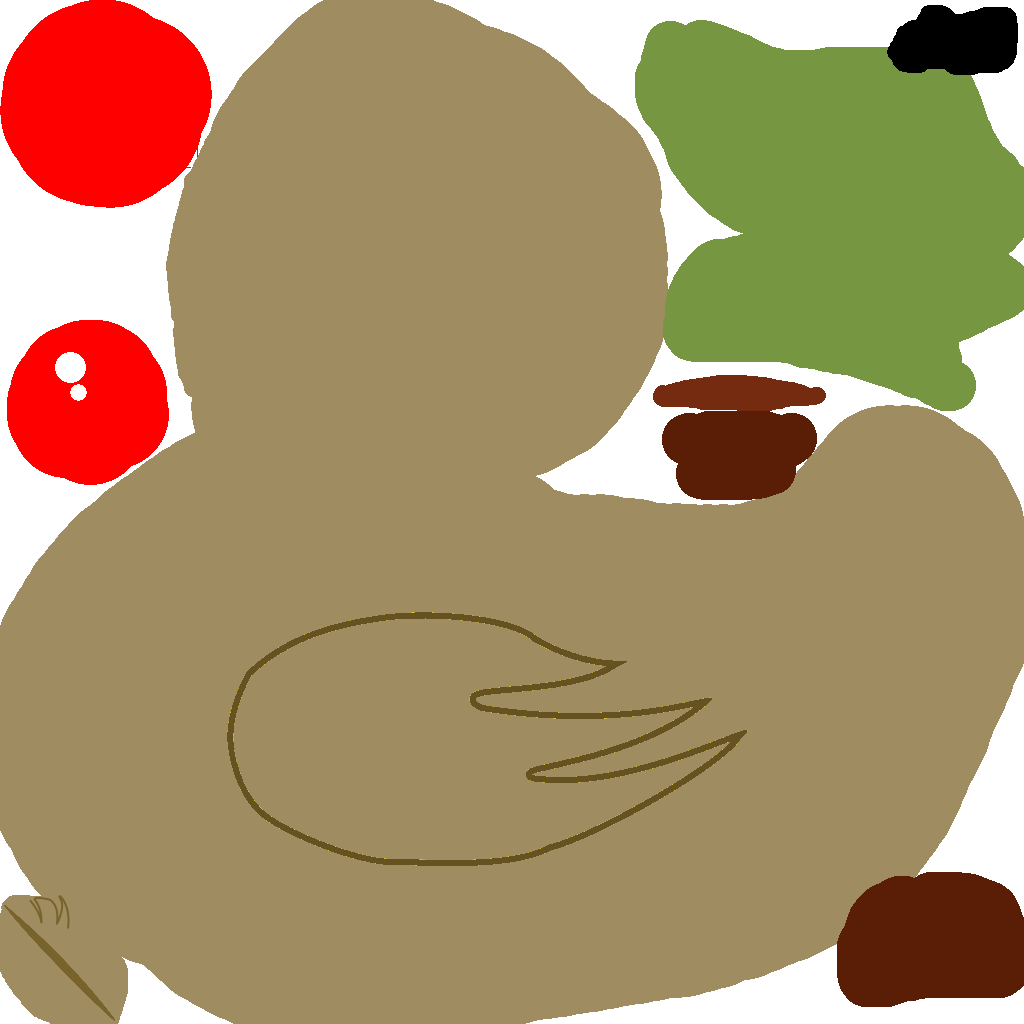
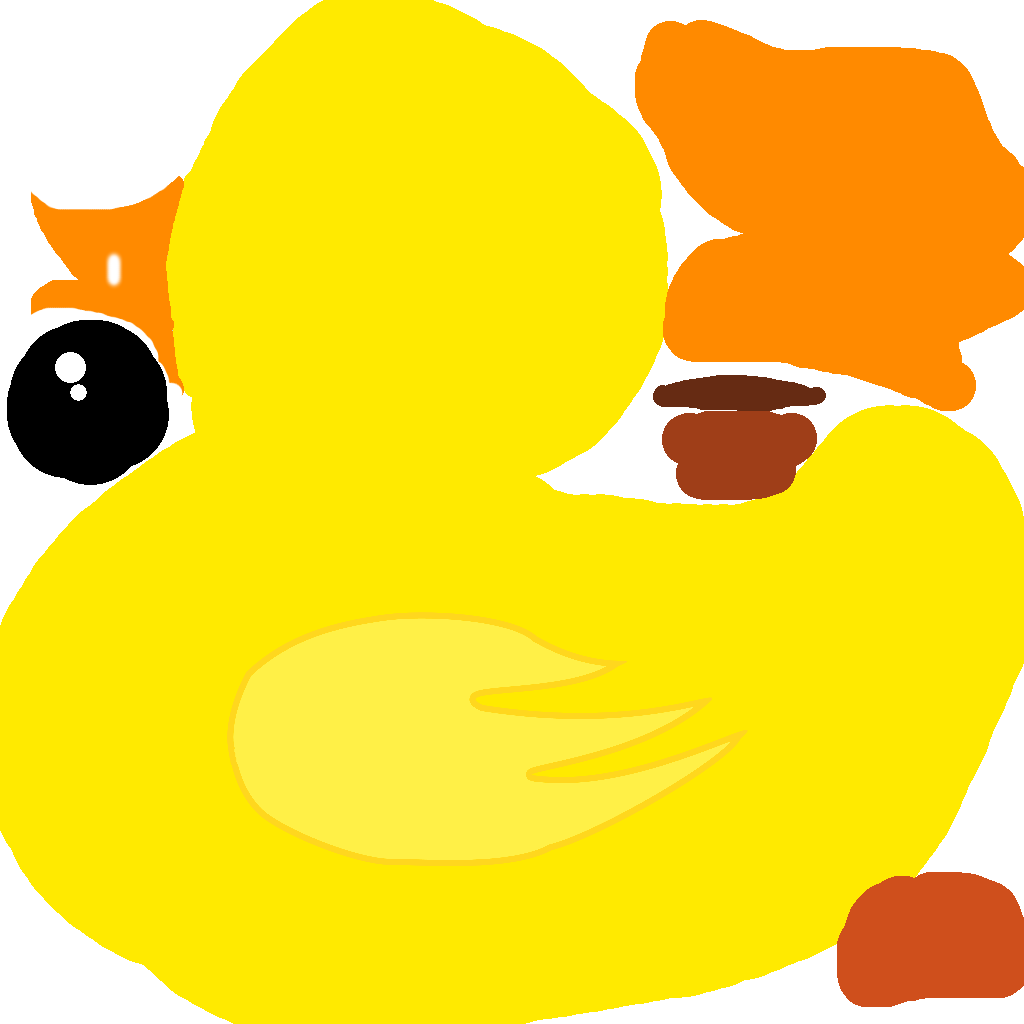
Revision of a layered 1024×1024 image; what changed, layer by layer:
showed "duckColor", painted on it over [0, 0, 1024, 1024]
hid "zombie" over [0, 0, 1024, 1024]
